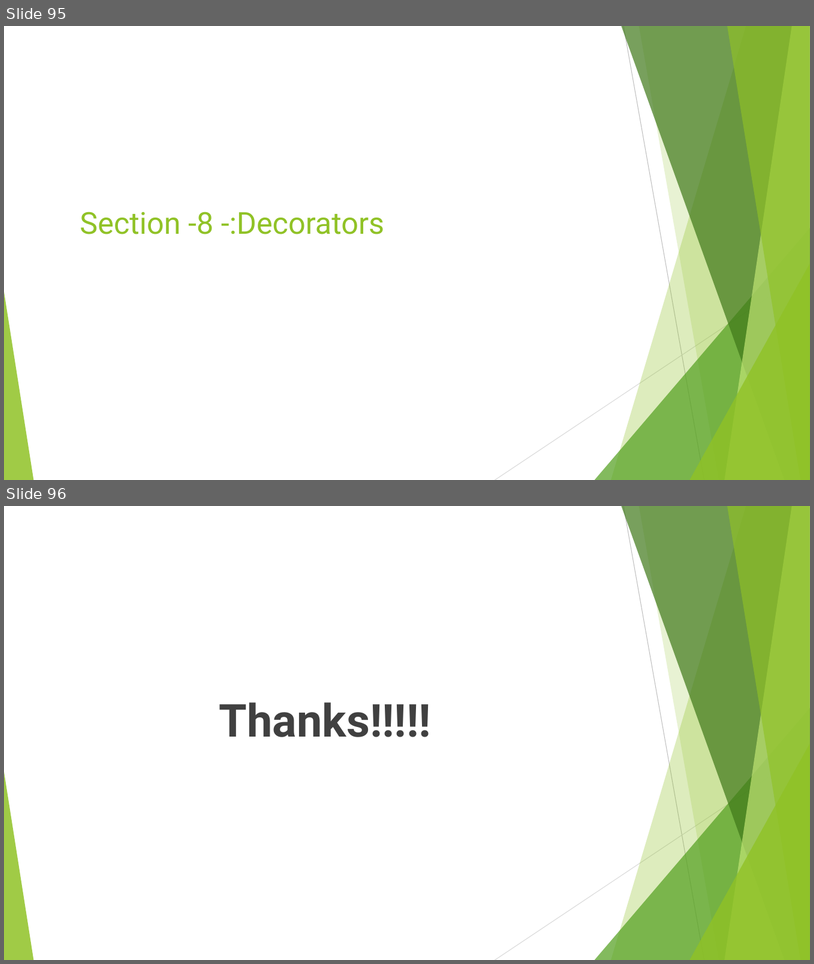
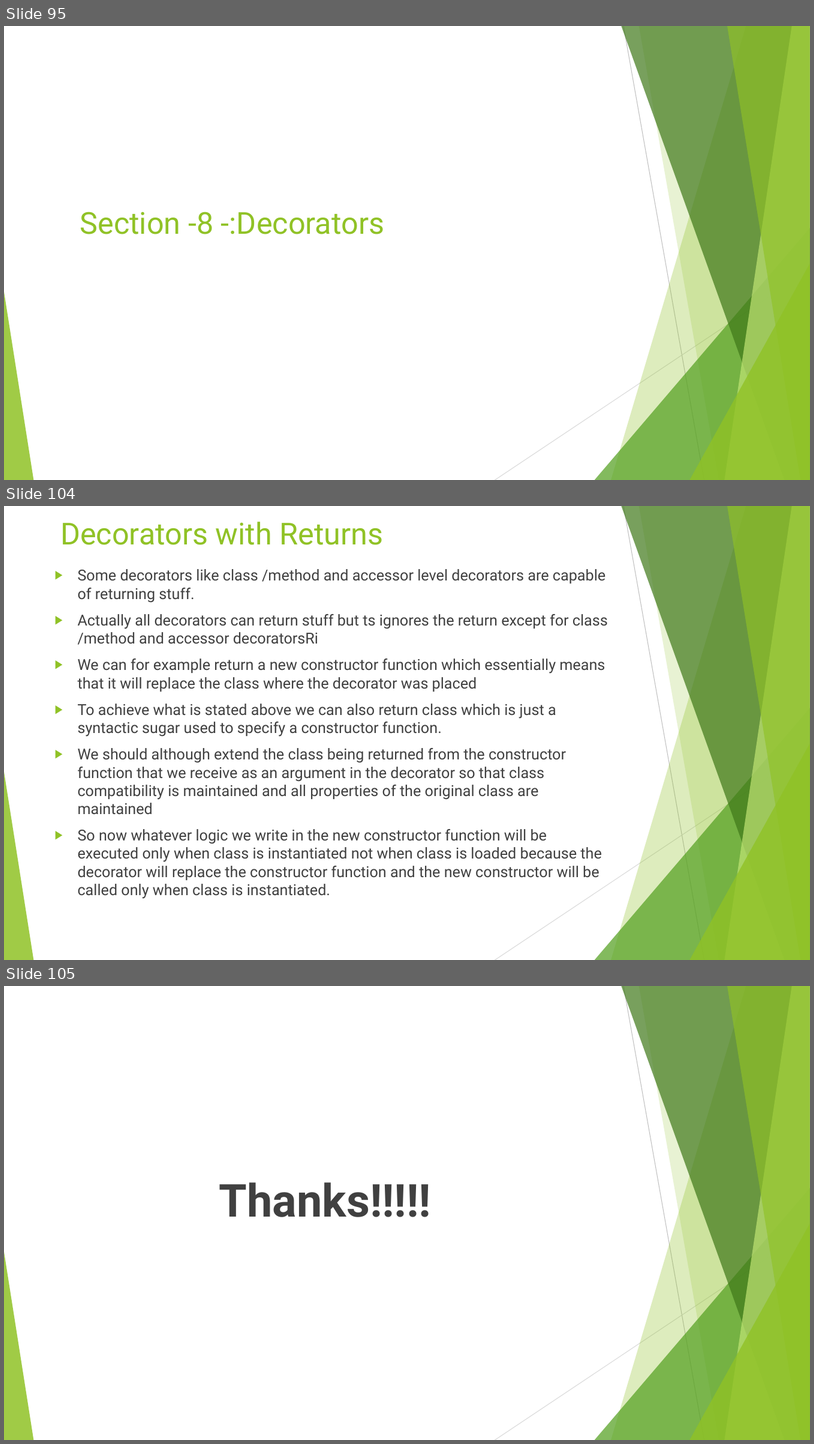
Before and after one commit to rudhrainfogain/TypeScript, a slide deck: PPT/TypeScriptv8.pptx. Shown one above the other, each under a label of ours: slides 95 and 96 before the commit, slides 95, 104 and 105 after it; the slides between them are not shown. The pictures are 814x964 and 814x1444 pixels, drawn with LibreOffice and Linux fonts; fonts in the diff are those of the drawing. Boxes give left, top, right and bottom in pixels: in the first picture for what was removed or moved away, otherwise in the second. Text is boxed around its words. In the diff, an @@ line names an element or a change of style, - is before the commit and + after.

Commit message:
Decorators Partial Code

```diff
--- a/PPT/TypeScriptv8.pptx
+++ b/PPT/TypeScriptv8.pptx
@@ slide 104 added at [4, 506, 810, 960], background #FFFFFF; not listed: 10 template elements that a slide beside it also shows @@
@@ title added at [60, 522, 383, 545], 36 pt, text #90C226 @@
+Decorators with Returns
@@ text added at [78, 569, 608, 898], 18 pt, text #404040 @@
+▶ Some decorators like class /method and accessor level decorators are capable of returning stuff.
+▶ Actually all decorators can return stuff but ts ignores the return except for class /method and accessor decoratorsRi
+▶ We can for example return a new constructor function which essentially means that it will replace the class where the decorator was placed
+▶ To achieve what is stated above we can also return class which is just a syntactic sugar used to specify a constructor function.
+▶ We should although extend the class being returned from the constructor function that we receive as an argument in the decorator so that class compatibility is maintained and all properties of the original class are maintained
+▶ So now whatever logic we write in the new constructor function will be executed only when class is instantiated not when class is loaded because the decorator will replace the constructor function and the new constructor will be called only when class is instantiated.
@@ what was slide 96 is now slide 105 @@
```
Also in this commit, not shown: 8 other slides added, 4 other files.
